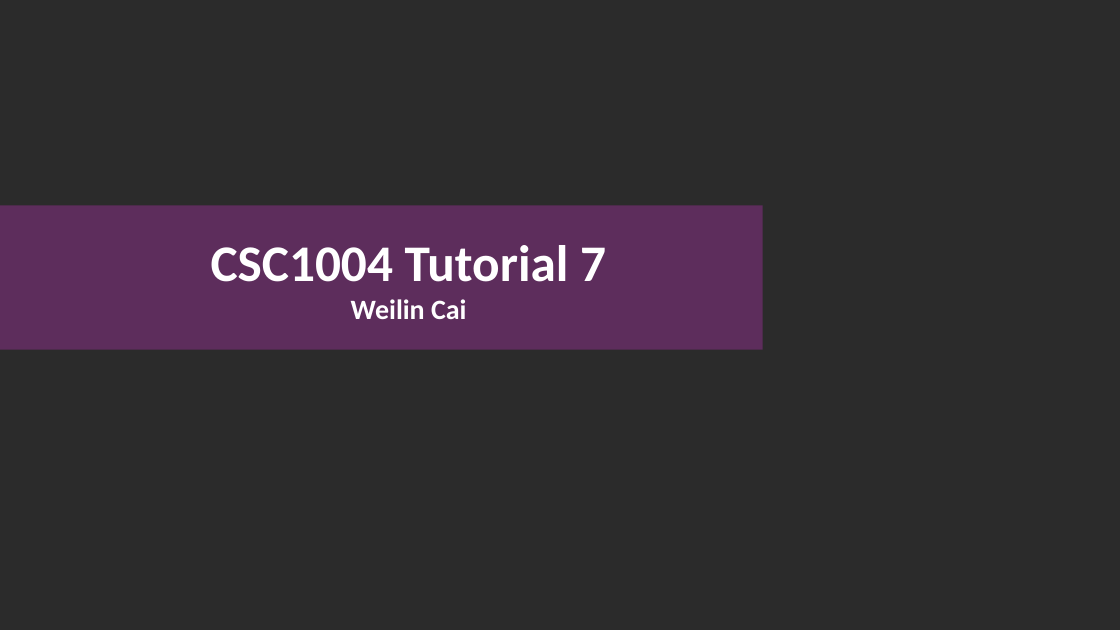
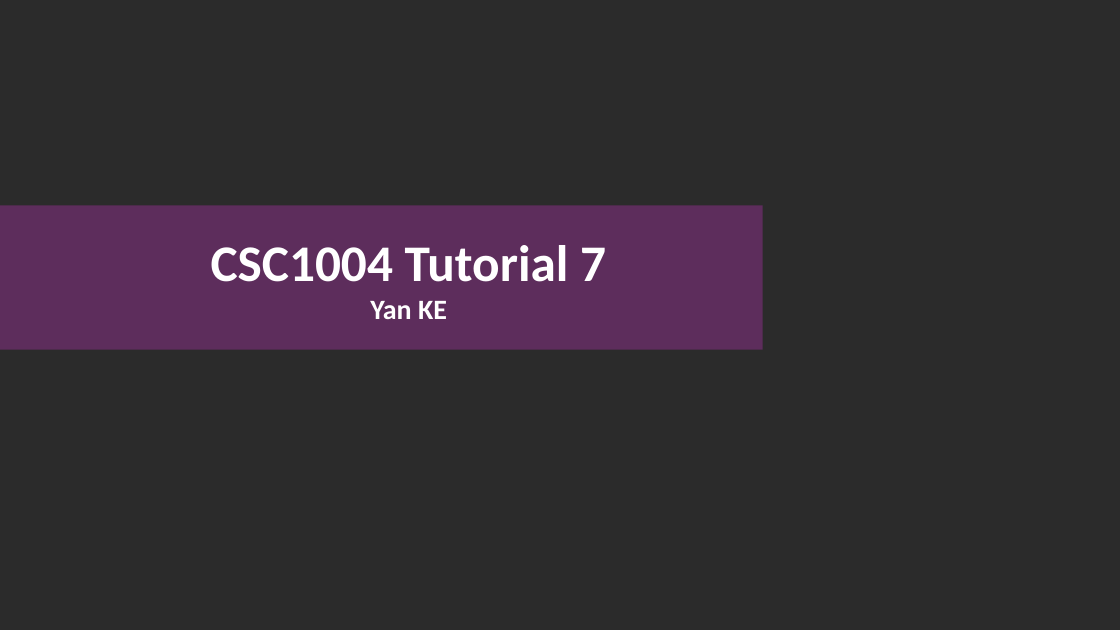
Before and after one commit to Guiliang/courses, a slide deck: slide 1 of cuhk-csc-1004/slides/CSC1004 Tutorial 7.pptx. Drawn at 1120x630 pixels with LibreOffice and Linux fonts; fonts in the diff are those of the drawing; background and template pictures are left out; a plain dark background stands for a picture behind light text. Boxes give left, top, right and bottom in pixels: in the first picture for what was removed or moved away, otherwise in the second. Text is boxed around its words. In the diff, an @@ line names an element or a change of style, - is before the commit and + after.

```diff
--- a/cuhk-csc-1004/slides/CSC1004 Tutorial 7.pptx
+++ b/cuhk-csc-1004/slides/CSC1004 Tutorial 7.pptx
@@ title at [211, 245, 606, 319]: text changed @@
-CSC1004 Tutorial 7
-Weilin Cai
+CSC1004 Tutorial 7
+Yan KE
```
Also in this commit, not shown: 1 other file.
